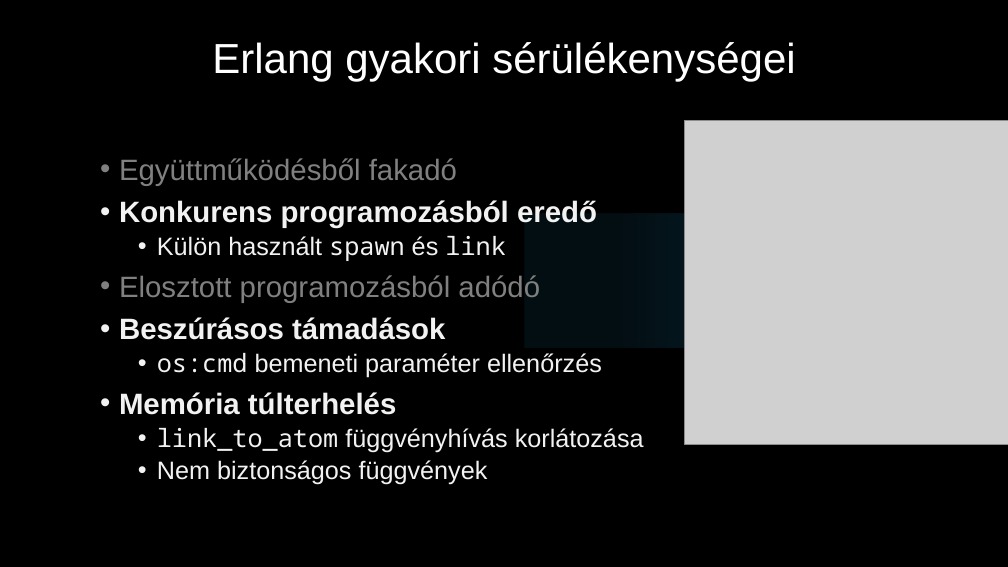
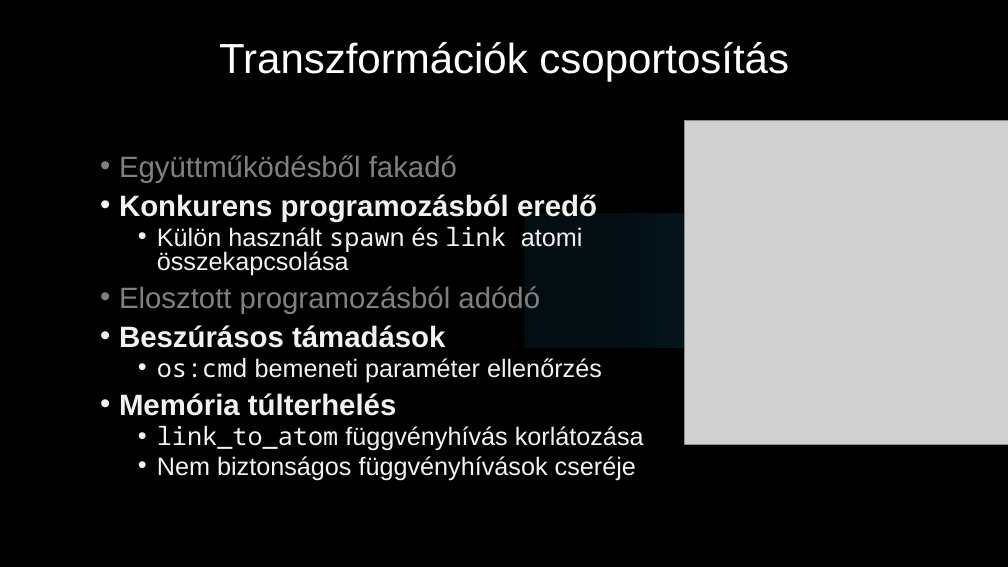
Before and after one commit to juhasznellee/msc_szakdoga, a slide deck: slide 7 of diplomamunka.pptx. Drawn at 1008x567 pixels with LibreOffice and Linux fonts; fonts in the diff are those of the drawing; grey boxes stand for pictures; background and template pictures are left out. Boxes give left, top, right and bottom in pixels: in the first picture for what was removed or moved away, otherwise in the second. Text is boxed around its words. In the diff, an @@ line names an element or a change of style, - is before the commit and + after.

Commit message:
msc ppt V6

```diff
--- a/diplomamunka.pptx
+++ b/diplomamunka.pptx
@@ text at bbox=[219, 42, 789, 82]: text changed @@
-Erlang gyakori sérülékenységei
+Transzformációk csoportosítás
@@ text at bbox=[119, 155, 644, 451]: line spacing 0.9 to 0.8 @@
@@ text at bbox=[157, 222, 583, 276]: text changed @@
-  • Külön használt spawn és link
+  • Külön használt spawn és link atomi összekapcsolása
@@ text at bbox=[157, 456, 636, 480]: text changed @@
-  • Nem biztonságos függvények
+  • Nem biztonságos függvényhívások cseréje
```
